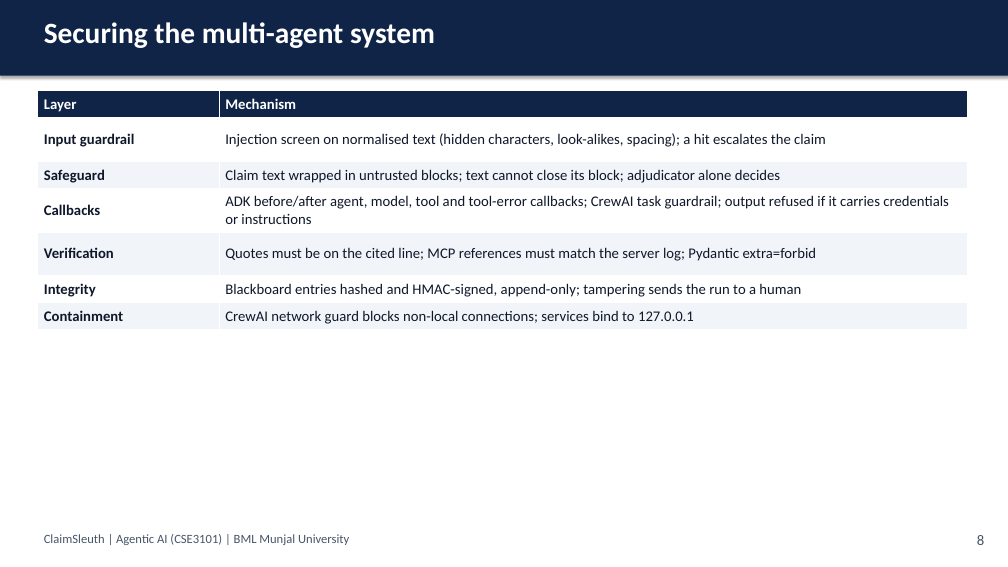
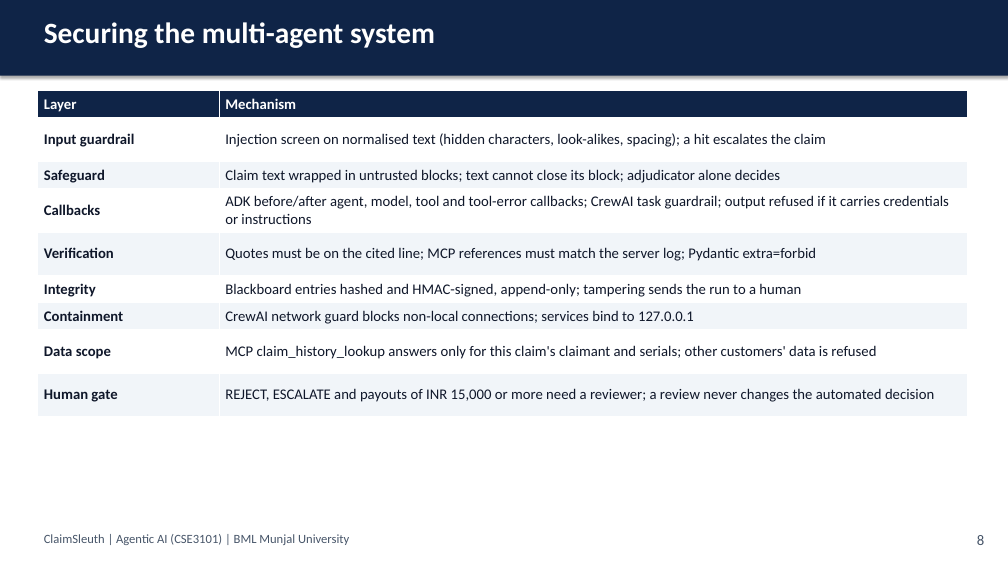
Before and after one commit to astitvasaxena/ClaimSleuth_simple, a slide deck: slide 9 of docs/submission/ClaimSleuth_Final_Presentation.pptx. Drawn at 1008x567 pixels with LibreOffice and Linux fonts; fonts in the diff are those of the drawing. Boxes give left, top, right and bottom in pixels: in the first picture for what was removed or moved away, otherwise in the second. Text is boxed around its words. In the diff, an @@ line names an element or a change of style, - is before the commit and + after.

```diff
--- a/docs/submission/ClaimSleuth_Final_Presentation.pptx
+++ b/docs/submission/ClaimSleuth_Final_Presentation.pptx
@@ table at <box>38,91,968,417</box> @@
+row 8: Data scope | MCP claim_history_lookup answers only for this claim's claimant and serials; other customers' data is refused
+row 9: Human gate | REJECT, ESCALATE and payouts of INR 15,000 or more need a reviewer; a review never changes the automated decision
```
Also in this commit, not shown: 10 other slides changed, 11 other files.
